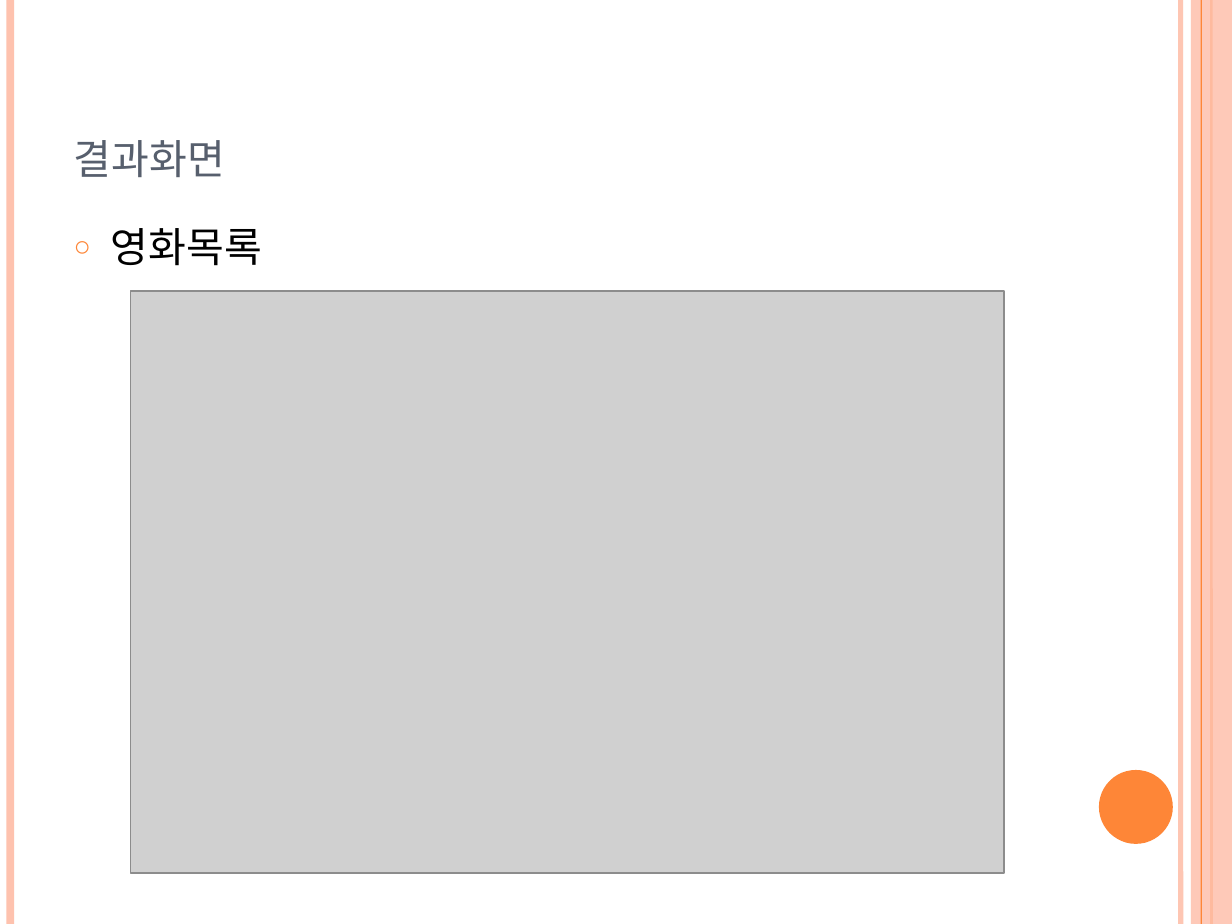
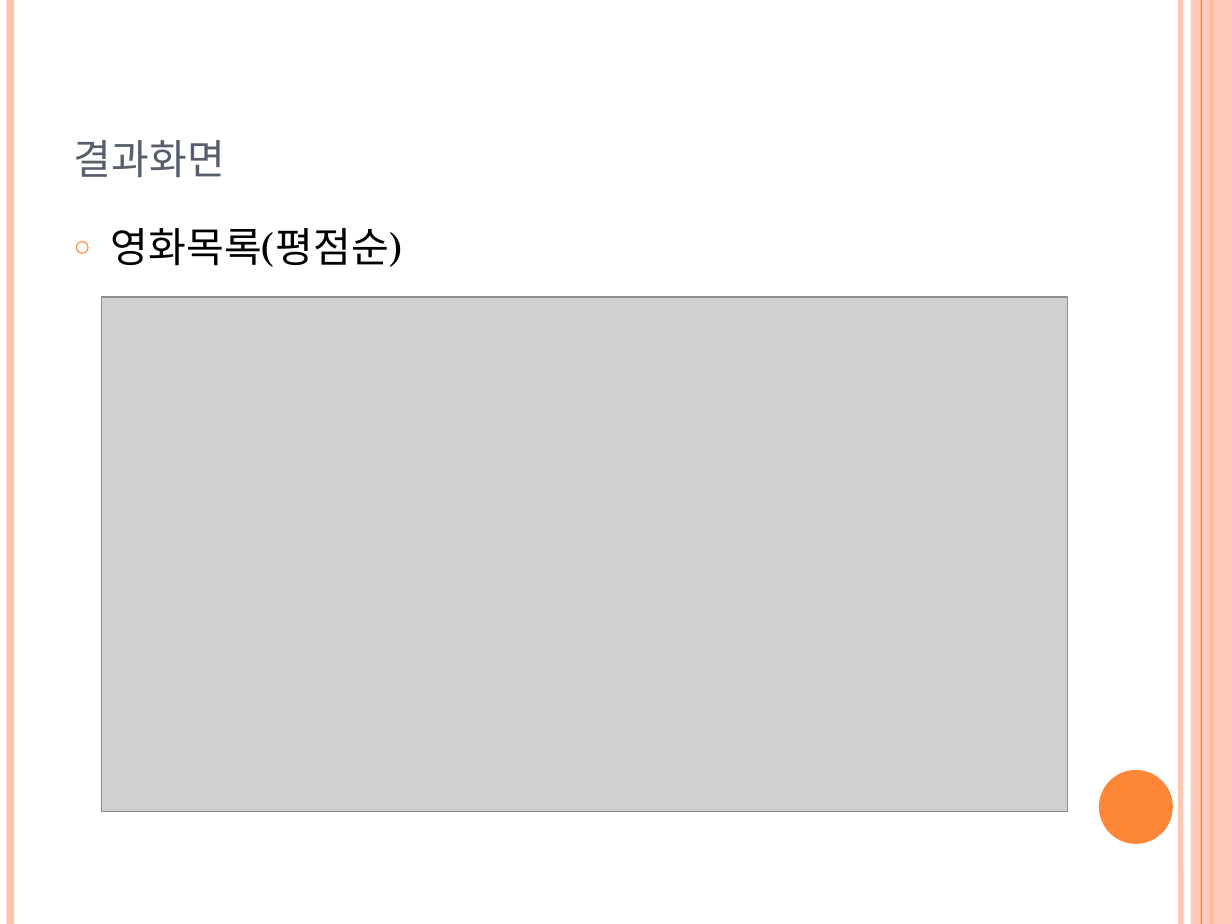
Before and after one commit to YJMovie/TeamProject, a slide deck: slide 20 of 영화소개 프로젝트.pptx. Drawn at 1232x924 pixels with LibreOffice and Linux fonts; fonts in the diff are those of the drawing; grey boxes stand for pictures. Boxes give left, top, right and bottom in pixels: in the first picture for what was removed or moved away, otherwise in the second. Text is boxed around its words. In the diff, an @@ line names an element or a change of style, - is before the commit and + after.

```diff
--- a/영화소개 프로젝트.pptx
+++ b/영화소개 프로젝트.pptx
@@ text at bbox=[111, 228, 403, 267]: text changed @@
-○ 영화목록
+○ 영화목록(평점순)
@@ picture: place and size @@
-picture at bbox=[131, 291, 1004, 872]
+picture at bbox=[102, 297, 1068, 811]
```
Also in this commit, not shown: 8 other slides changed, 1 slide removed, 13 other files.
